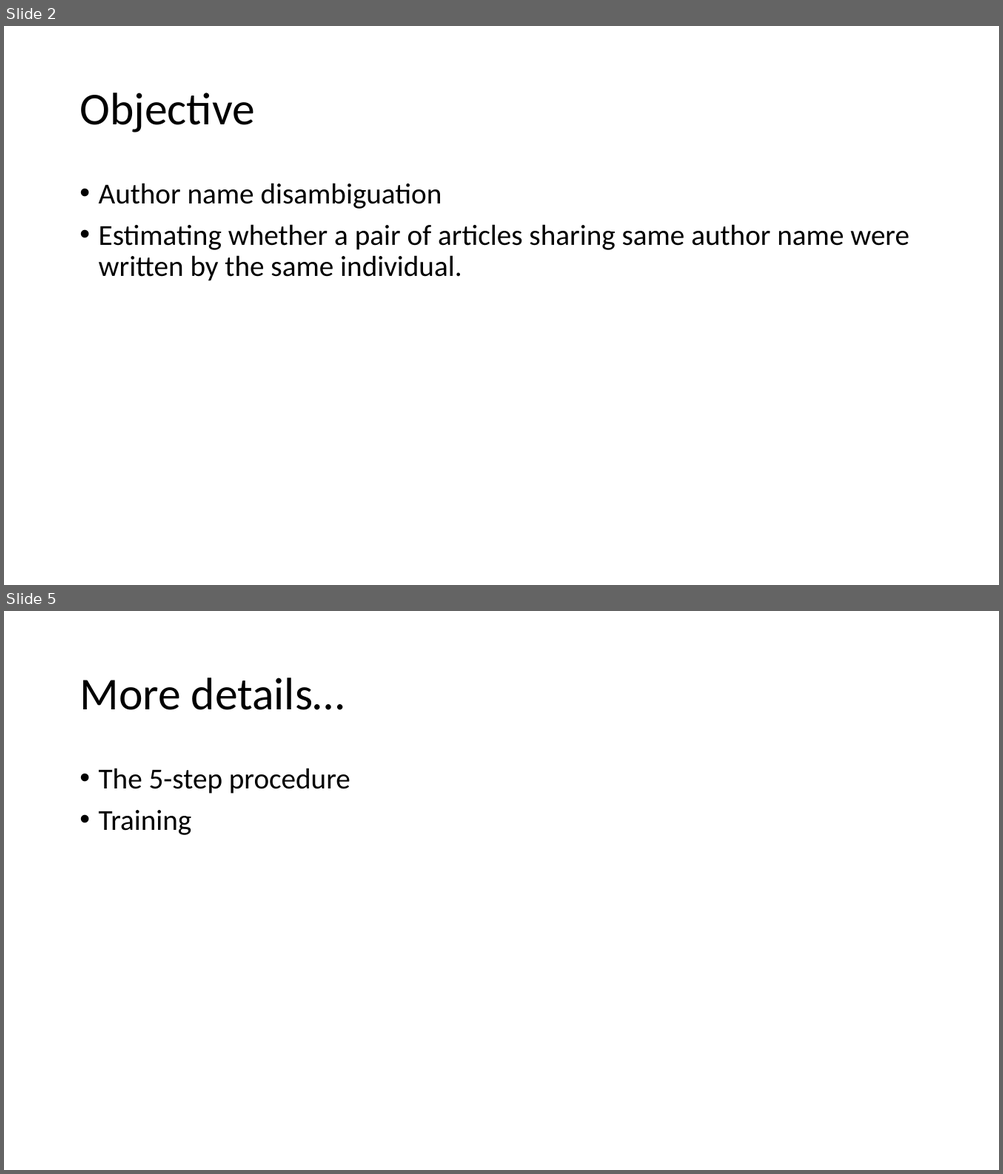
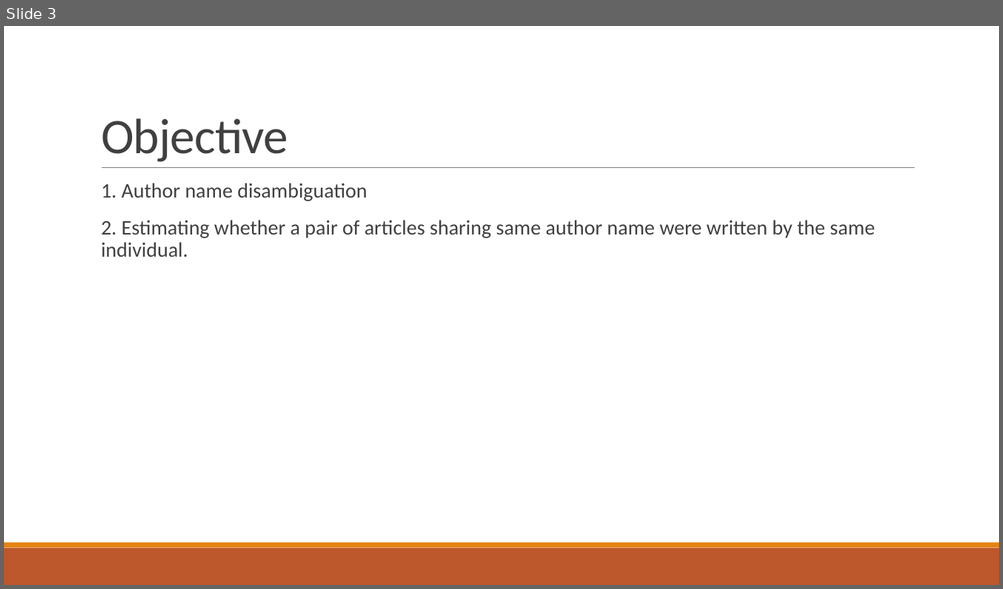
Before and after one commit to SternerLab/Authority, a slide deck: r_table/slides/Authority look up table.pptx. Shown one above the other, each under a label of ours: slides 2 and 5 before the commit, slide 3 after it; the slides between them are not shown. The pictures are 1003x1174 and 1003x589 pixels, drawn with LibreOffice and Linux fonts; fonts in the diff are those of the drawing. Boxes give left, top, right and bottom in pixels: in the first picture for what was removed or moved away, otherwise in the second. Text is boxed around its words. In the diff, an @@ line names an element or a change of style, - is before the commit and + after.

```diff
--- a/r_table/slides/Authority look up table.pptx
+++ b/r_table/slides/Authority look up table.pptx
@@ slide 5 removed at bbox=[4, 611, 999, 1170], background #FFFFFF @@
@@ title removed at bbox=[79, 678, 344, 710] @@
-More details…
@@ text removed at bbox=[99, 768, 350, 835] @@
-• The 5-step procedure
-• Training
@@ what was slide 2 is now slide 3 @@
@@ slide 3 changed as well @@
@@ title "Objective": place and size @@
-title "Objective" at bbox=[79, 93, 255, 133]
+title "Objective" at bbox=[101, 118, 288, 162]
@@ title "Objective" at bbox=[101, 118, 288, 162]: size 44 to 48 pt, text colour #000000 to #404040, letter spacing 0 to -0.5 pt; line spacing 0.9 to 0.85; vertical alignment middle to bottom @@
@@ line added from (102, 168) to (915, 168), #808080 0.5 pt @@
@@ text at bbox=[101, 183, 875, 257]: text changed; size 28 to 20 pt; text colour #000000 to #404040 @@
-• Author name disambiguation
-• Estimating whether a pair of articles sharing same author name were written by the same individual.
+  1. Author name disambiguation
+  2. Estimating whether a pair of articles sharing same author name were written by the same individual.
@@ rectangle added at bbox=[4, 548, 999, 585], fill #BD582C @@
@@ rectangle added at bbox=[4, 543, 999, 548], fill #E48312 @@
```
Also in this commit, not shown: 3 other slides changed, 16 slides added, 4 other slides removed.
